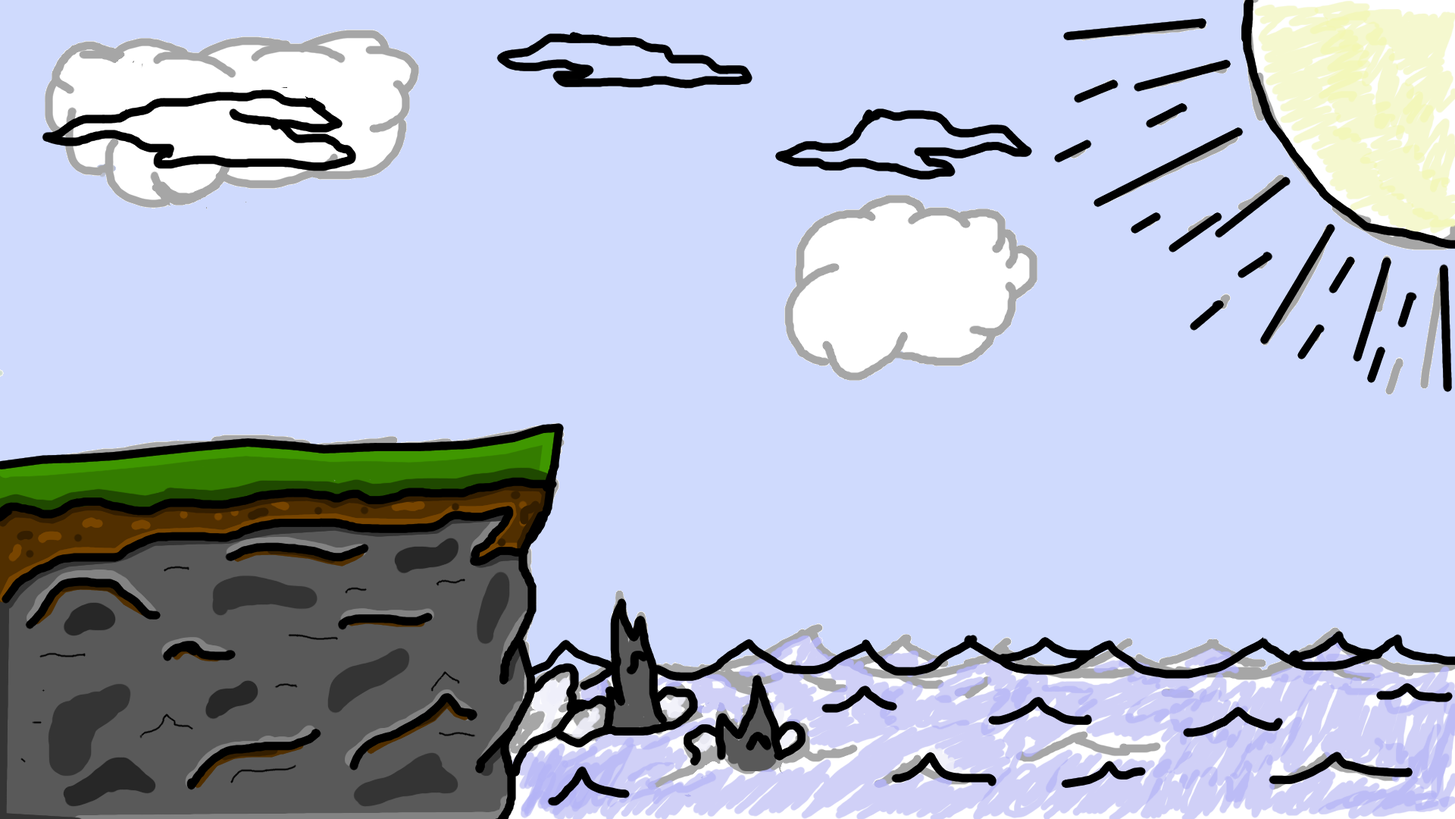
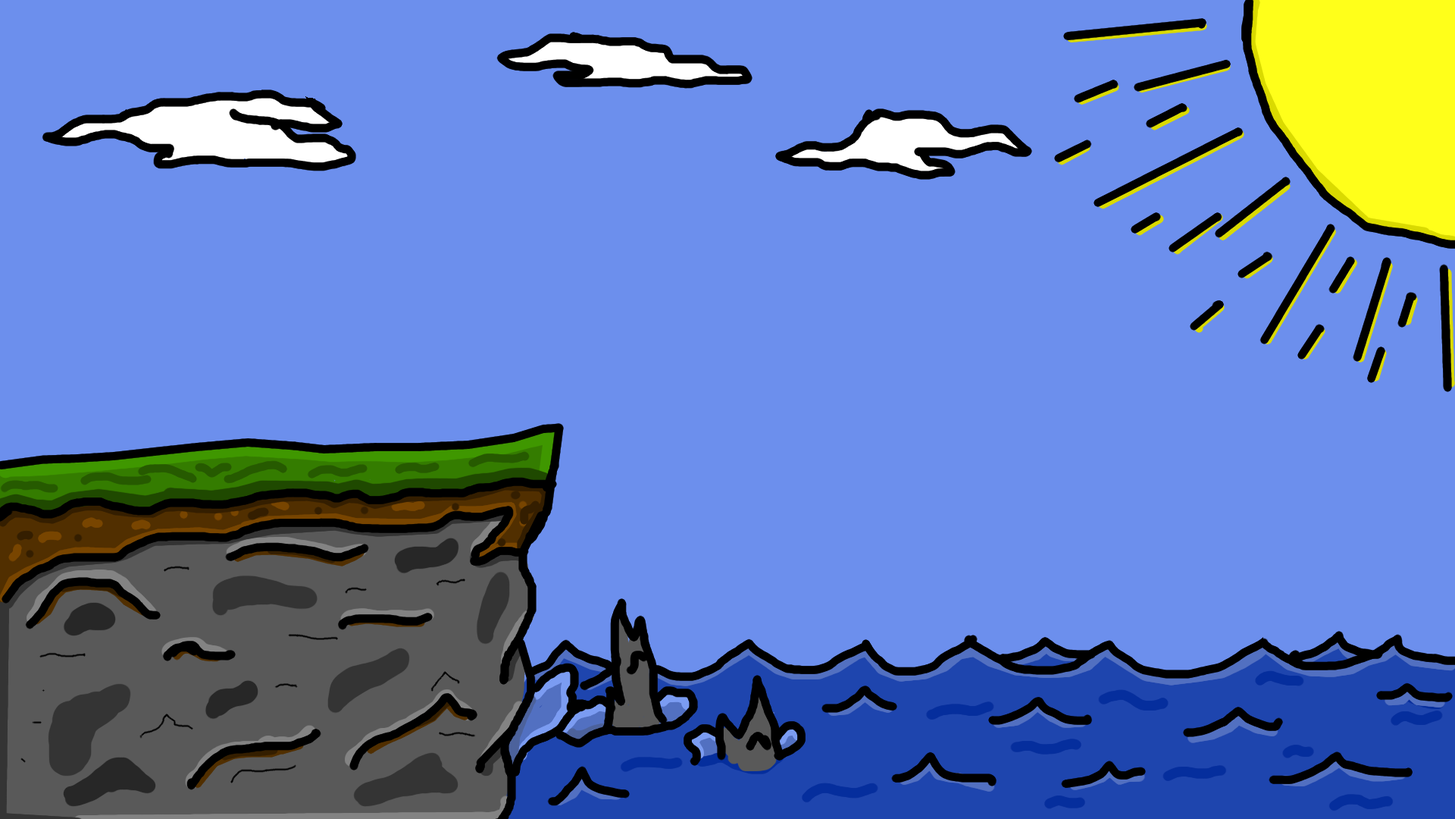
Layer changes from the first 1455px x 819px image to the second:
painted on "Green" over (0, 451, 530, 493)
added layer "Yellow" above "Blue" over (1057, 0, 1455, 389)
added layer "Blue" above "White" over (0, 0, 1455, 819)
added layer "White" above "Level 1 Background.png" over (0, 0, 1455, 819)
hid "Level 1 Background.png" over (0, 0, 1455, 819)
